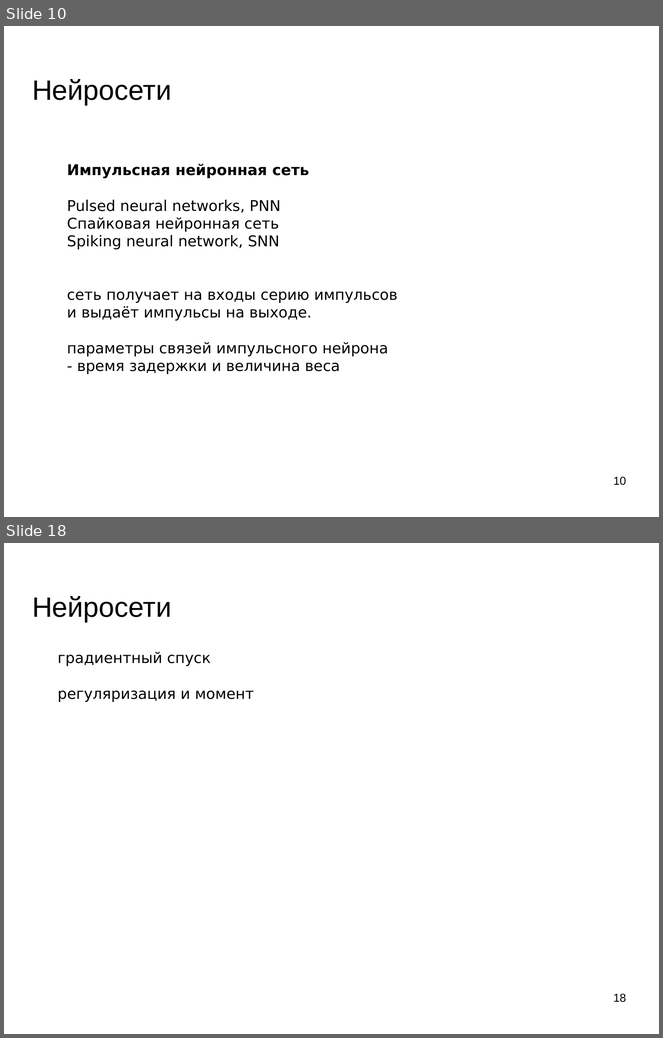
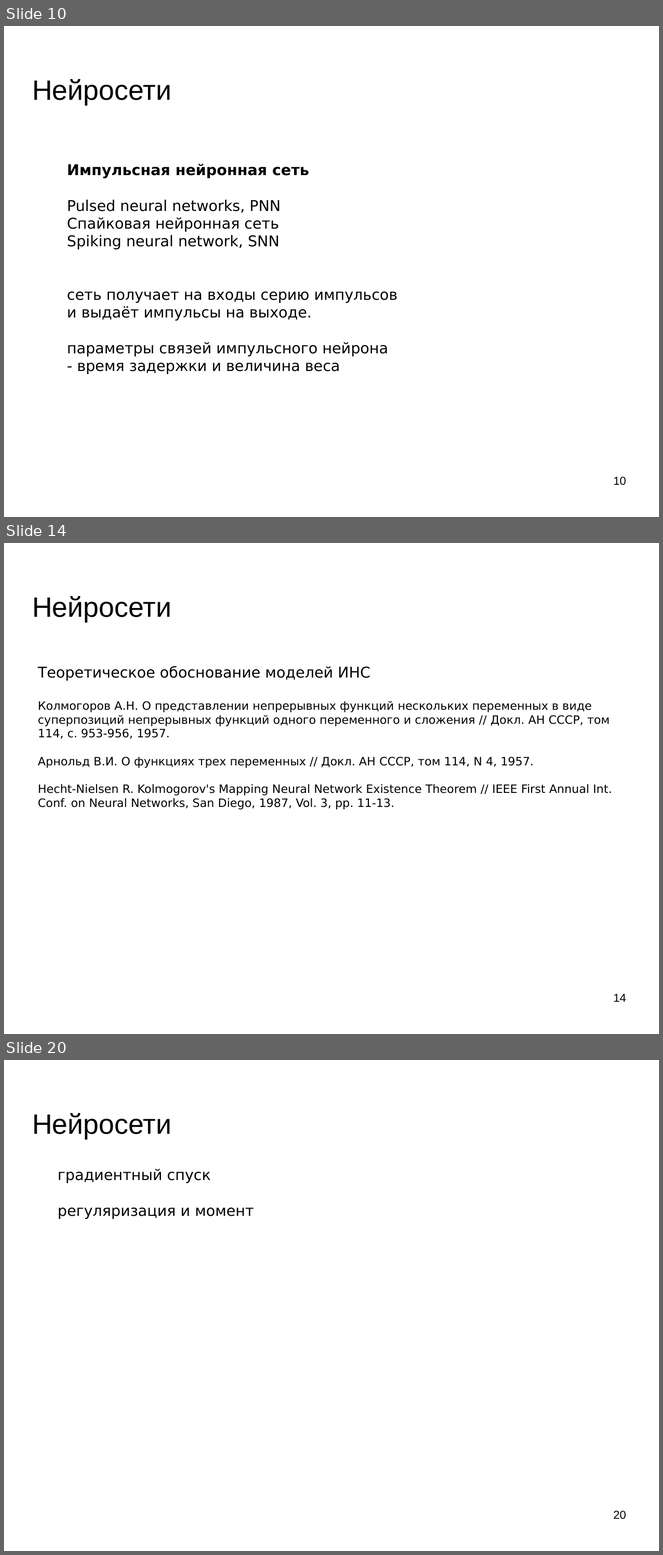
Before and after one commit to mechanoid5/ml_lectorium_legacy, a slide deck: 10-ann.odp. Shown one above the other, each under a label of ours: slides 10 and 18 before the commit, slides 10, 14 and 20 after it; the slides between them are not shown. The pictures are 663x1038 and 663x1555 pixels, drawn with LibreOffice and Linux fonts; fonts in the diff are those of the drawing; background and template pictures are left out. Boxes give left, top, right and bottom in pixels: in the first picture for what was removed or moved away, otherwise in the second. Text is boxed around its words. In the diff, an @@ line names an element or a change of style, - is before the commit and + after.

```diff
--- a/10-ann.odp
+++ b/10-ann.odp
@@ slide 14 added at [4, 543, 659, 1034], background picture (left out) @@
@@ title added at [32, 596, 171, 622], 33.9 pt, text #000000 @@
+Нейросети
@@ text added at [38, 666, 612, 810], 14 pt, text #000000 @@
+Теоретическое обоснование моделей ИНС
+Колмогоров А.Н. О представлении непрерывных функций нескольких переменных в виде суперпозиций непрерывных функций одного переменного и сложения // Докл. АН СССР, том 114, с. 953-956, 1957.
+Арнольд В.И. О функциях трех переменных // Докл. АН СССР, том 114, N 4, 1957.
+Hecht-Nielsen R. Kolmogorov's Mapping Neural Network Existence Theorem // IEEE First Annual Int. Conf. on Neural Networks, San Diego, 1987, Vol. 3, pp. 11-13.
@@ page number added at [613, 994, 626, 1002], 14 pt, text #000000 @@
+14
@@ what was slide 18 is now slide 20 @@
@@ page number at [613, 1511, 626, 1520]: text changed @@
-18
+20
```
Also in this commit, not shown: 7 slides changed, 3 other slides added, 3 slides removed.
